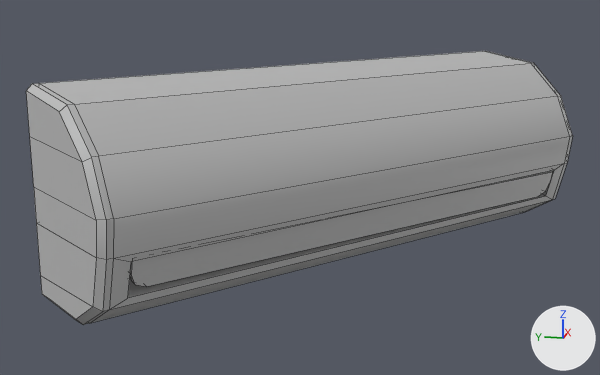
One commit to the FBX model public/3D/aircon.fbx: the scene before it, then after it.
One viewpoint serves both versions: a 50 mm camera at (0.0069, 0.0284, 0.0275) aimed at (0.0341, 0.0338, 0.0207). Arrows for +X, +Y and +Z are at lower right; the lights stay in place. Mesh edges are drawn as thin lines. Where no turn or scale is listed for an object, it has been applied to the vertices. Vertices at the same position are counted once.

In view in the first picture: 'aircon_1'.
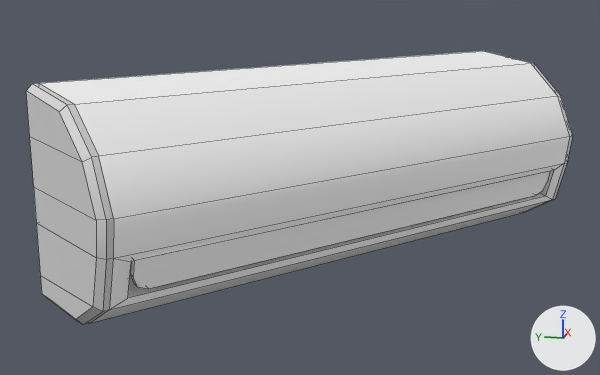
Where the newer file only moved an object's origin or applied its transform, the numbers keep the older frame.

Pixel boxes (x1, y1, x2, y2) of what changed, in the pictures (600 x 375 px; the box of a moved part takes in the faces that stretch with it):
```json
{"part": 1, "of": "me_mesh", "change": "moved or reshaped", "before": [130, 171, 553, 287], "after": [130, 171, 550, 289]}
{"part": 2, "of": "me_mesh", "change": "recoloured", "before": [39, 51, 570, 323], "after": [39, 51, 570, 323], "on screen": "grey to white"}
{"part": 3, "of": "me_mesh", "change": "recoloured", "before": [26, 51, 573, 324], "after": [26, 51, 573, 324]}
```

Edits to the scene script, one JSON object a line:
```json
{"op": "add", "block": "mat_white", "code": ["mat_white = principled_material('white')", "mat_white.base_color = (0.975, 0.975, 0.975)  # white #fcfcfc"]}
{"op": "add", "block": "mat_gray", "code": ["mat_gray = principled_material('gray')", "mat_gray.base_color = (0.671, 0.671, 0.671)  # light grey #d6d6d6"]}
{"block": "me_mesh", "where": "me_mesh.from_pydata(...)  # 186 vertices, 182 faces; spans x -0.0095..0.0096, y -0.0079..0.008, z -0.0031..0.0031"}
{"block": "me_mesh", "where": "# used by ob_aircon_1; location = (0.03461, 0.03224, 0.0217)"}
{"block": "me_mesh", "change": "me_mesh part 1"}
{"block": "me_mesh", "change": "13 vertices are removed from x -0.0087..0.0045, y -0.0072..0.0045, z -0.002..-0.0009"}
{"block": "me_mesh", "change": "10 faces are deleted"}
{"block": "me_mesh", "change": "13 vertices are added at x -0.0088..0.0046, y -0.0071..0.0044, z -0.002..-0.001"}
{"block": "me_mesh", "change": "10 new faces join them, mat_white (white #fcfcfc)"}
{"block": "me_mesh", "change": "me_mesh part 2: 103 faces spanning x -0.0093..0.0096, y -0.0078..0.008, z -0.0031..0.0031 switch from mat_lambert1 (grey #bcbcbc) to mat_white (white #fcfcfc)"}
{"block": "me_mesh", "change": "me_mesh part 3: 69 faces spanning x -0.0095..0.0096, y -0.0079..0.008, z -0.0031..0.0031 switch from mat_lambert1 (grey #bcbcbc) to mat_gray (light grey #d6d6d6)"}
```
